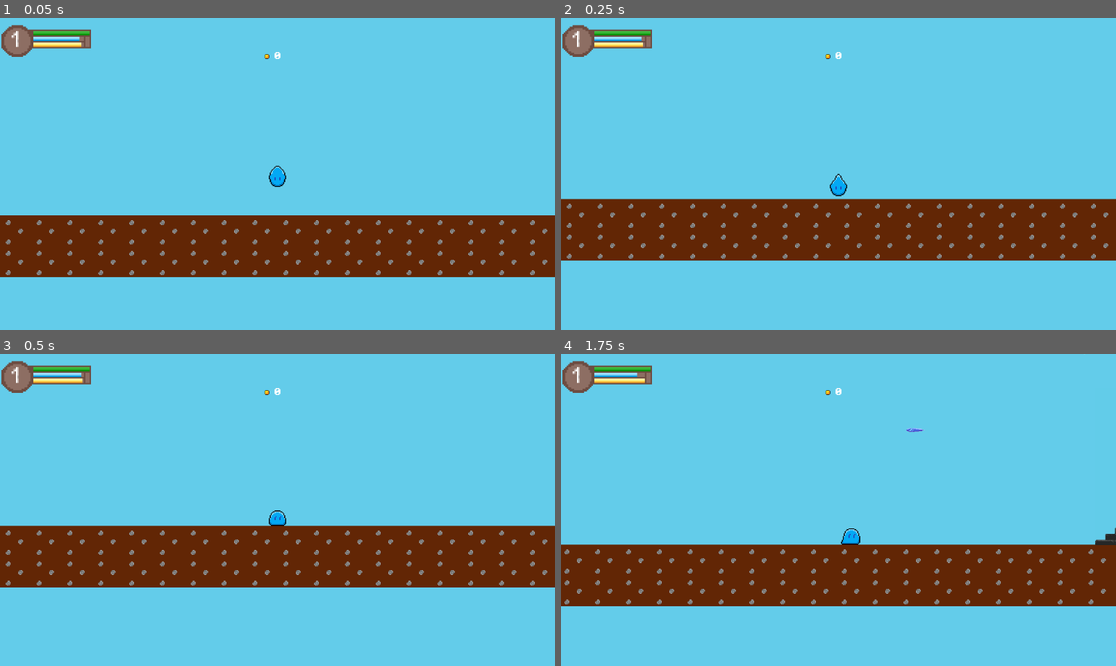
Above: before the commit, frames 1-4 (two rows, left to right).
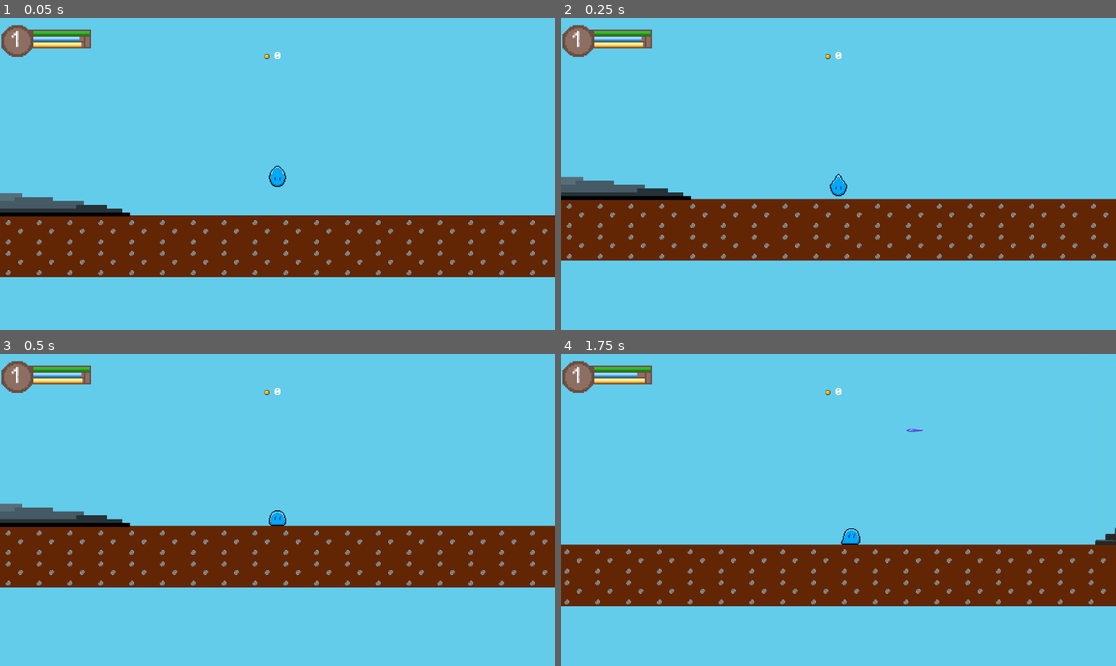
Above: after the commit, the same moments.

Repository: HEX-nova/Elegy-of-Ascension
Game: Godot game, scene res://Scenes/level_00_alpha.tscn
The game is run twice, just before and just after one commit, with the same random seed, the same clock (stepped at 60 frames per second) and the same inputs.
Inputs (mouse positions are in pixels of both pictures, inside the frame that each line leads up to):
- Up to frame 1 (0.05 s): no input
- Up to frame 2 (0.25 s): no input
- Up to frame 3 (0.5 s): no input
- Up to frame 4 (1.75 s): tap Enter (ui_accept) at 0.5, 0.77, 1.52 s; move the mouse to (960, 494) at 0.52 s; hold Right (ui_right) from 0.53 s (still down); right-click (960, 494) at 0.6 s; move the mouse to (727, 525) at 1.27 s; click (727, 525) at 1.35 s; right-click (727, 525) at 1.55 s

The runs differ from the first frame. In frame 1, 1.2% of the frame differs, in the area x 0-24%, y 56-64%; in frame 2, 1.2%; in frame 3, 1.2%; in frame 4, nothing differs.

Commit message:
working on portal

Diff:
--- a/Scenes/level_00_alpha.tscn
+++ b/Scenes/level_00_alpha.tscn
@@ -10,6 +10,7 @@
 [ext_resource type="Texture2D" uid="uid://mnt2pwp45s6q" path="res://Sprites/Wood door.png" id="8_1ux4e"]
 [ext_resource type="PackedScene" uid="uid://dc8aggqgcaqc" path="res://Scenes/HUD.tscn" id="9_1ux4e"]
 [ext_resource type="PackedScene" uid="uid://4jwx264gmljw" path="res://Scenes/shrine.tscn" id="10_w4dgm"]
+[ext_resource type="PackedScene" uid="uid://db6oj7tcev6x7" path="res://Scenes/port_basic.tscn" id="11_5l7on"]
 
 [node name="Level-00-alpha" type="Node2D" unique_id=30079068]
 
@@ -122,6 +123,18 @@
 position = Vector2(5703, -2513)
 shrine_element = 5
 
+[node name="Port-basic" parent="." unique_id=1969725065 instance=ExtResource("11_5l7on")]
+position = Vector2(4712, -2443)
+
+[node name="Port-basic2" parent="." unique_id=1482403301 instance=ExtResource("11_5l7on")]
+position = Vector2(950, -2283)
+type = 1
+location_id = "Region_central_1"
+
+[node name="Port-basic3" parent="." unique_id=580073073 instance=ExtResource("11_5l7on")]
+position = Vector2(-1732, -1835)
+location_id = "Region_2"
+
 [editable path="TileMap"]
 [editable path="World Barrier"]
 [editable path="Door"]
--- a/Scenes/port_basic.tscn
+++ b/Scenes/port_basic.tscn
@@ -3,8 +3,9 @@
 [ext_resource type="Script" uid="uid://cpketw0l06awj" path="res://Scripts/port_basic.gd" id="1_2laai"]
 [ext_resource type="Texture2D" uid="uid://dyowg0xvndcso" path="res://Sprites/Port-basic.png" id="2_y32n6"]
 
-[node name="Port-basic" type="Area2D" unique_id=1969725065 groups=["Portal"]]
+[node name="Port-basic" type="StaticBody2D" unique_id=1992197099 groups=["Portal"]]
 scale = Vector2(4, 4)
+disable_mode = 2
 collision_layer = 32
 collision_mask = 153
 script = ExtResource("1_2laai")
@@ -12,7 +13,17 @@
 [node name="Sprite2D" type="Sprite2D" parent="." unique_id=1582756951]
 texture = ExtResource("2_y32n6")
 
-[node name="CollisionPolygon2D" type="CollisionPolygon2D" parent="." unique_id=63678800]
+[node name="Area2D" type="Area2D" parent="." unique_id=1550461397]
+collision_layer = 32
+collision_mask = 153
+
+[node name="CollisionPolygon2D" type="CollisionPolygon2D" parent="Area2D" unique_id=63678800]
+scale = Vector2(1.1, 1.49)
+build_mode = 1
 polygon = PackedVector2Array(-20, -3, -20, -2, -28, -2, -28, -1, -36, -1, -36, 0, -42, 0, -42, 1, -46, 1, -46, 2, -48, 2, -48, 3, 48, 3, 48, 2, 46, 2, 46, 1, 42, 1, 42, 0, 36, 0, 36, -1, 28, -1, 28, -2, 20, -2, 20, -3)
 
-[connection signal="body_entered" from="." to="." method="_on_body_entered"]
+[node name="CollisionPolygon2D2" type="CollisionPolygon2D" parent="." unique_id=1729937649]
+build_mode = 1
+polygon = PackedVector2Array(-20, -3, -20, -2, -28, -2, -28, -1, -36, -1, -36, 0, -42, 0, -42, 1, -46, 1, -46, 2, -48, 2, -48, 3, 48, 3, 48, 2, 46, 2, 46, 1, 42, 1, 42, 0, 36, 0, 36, -1, 28, -1, 28, -2, 20, -2, 20, -3)
+
+[connection signal="body_entered" from="Area2D" to="." method="_on_area_2d_body_entered"]
--- /dev/null
+++ b/Scenes/shrine.gd
@@ -0,0 +1,11 @@
+extends StaticBody2D
+
+
+# Called when the node enters the scene tree for the first time.
+func _ready() -> void:
+	pass # Replace with function body.
+
+
+# Called every frame. 'delta' is the elapsed time since the previous frame.
+func _process(delta: float) -> void:
+	pass
--- a/Scenes/shrine.tscn
+++ b/Scenes/shrine.tscn
@@ -15,7 +15,7 @@
 atlas = ExtResource("7_dkafn")
 region = Rect2(0, 0, 8, 1)
 
-[node name="Shrine" type="StaticBody2D" unique_id=1965085006 groups=["Interactable"]]
+[node name="Shrine" type="StaticBody2D" unique_id=1965085006 groups=["Interactable", "Portal"]]
 process_mode = 3
 collision_layer = 2
 collision_mask = 153
--- /dev/null
+++ b/Scripts/LevelManager.gd
@@ -0,0 +1,17 @@
+extends Node
+
+# Key: location_id, Value: Node2D (The Central Hub)
+var hub_registry = {}
+
+# Register hubs as they enter the scene
+func register_hub(location_id: String, hub_node: Node2D):
+	hub_registry[location_id] = hub_node
+
+func get_hub(location_id: String) -> Node2D:
+	return hub_registry.get(location_id)
+
+func teleport_player(target_pos: Vector2):
+	var player = get_tree().get_first_node_in_group("Player")
+	if player:
+		player.global_position = target_pos
+		# You can add a screen fade-out/in here later!
--- a/Scripts/port_basic.gd
+++ b/Scripts/port_basic.gd
@@ -1,40 +1,22 @@
-extends Area2D
+extends StaticBody2D
 
 enum PortType { BASIC, CENTRAL }
 
 @export_group("Identity")
 @export var type: PortType = PortType.BASIC
-@export var location_id: String = "Region_1" # e.g., 'Atheerium_Core'
-@export var portal_id: String = "North_Gate"  # Unique name for this portal
+@export var location_id: String = "Region_1"
 
-@export_group("Navigation")
-@export var target_scene: PackedScene # Only used if moving between levels
+func _ready():
+	# If I am a Hub, I register myself so others can find me instantly
+	if type == PortType.CENTRAL:
+		LevelManager.register_hub(location_id, self)
 
-func _on_body_entered(body: Node2D) -> void:
+func _on_area_2d_body_entered(body: Node2D) -> void:
 	if body.is_in_group("Player"):
-		match type:
-			PortType.BASIC:
-				_teleport_to_hub()
-			PortType.CENTRAL:
-				_open_hub_menu()
-
-func _teleport_to_hub():
-	# Logic: Look for the node in the current scene tagged as 'CENTRAL'
-	# and belonging to the same 'location_id'
-	var central_hub = _find_central_hub()
-	if central_hub:
-		get_tree().current_scene.player.global_position = central_hub.global_position
-		print("Returning to ", location_id, " Hub.")
-
-func _open_hub_menu():
-	# Here you would trigger a UI menu that lists all 'unlocked' portals
-	# for this Location ID or other Central Hubs.
-	print("Welcome to Central Hub: ", location_id)
-	# UI.show_teleport_menu(location_id)
-
-func _find_central_hub():
-	# Helper to find the hub in the scene
-	for node in get_tree().get_nodes_in_group("Portals"):
-		if node.type == PortType.CENTRAL and node.location_id == location_id:
-			return node
-	return null
+		if type == PortType.BASIC:
+			var hub = LevelManager.get_hub(location_id)
+			if hub:
+				LevelManager.teleport_player(hub.global_position)
+		else:
+			# Logic for opening the Hub Menu
+			print("Opening Menu for: ", location_id)
--- a/project.godot
+++ b/project.godot
@@ -22,6 +22,7 @@
 StatsComponent="*uid://buog1mvryjtqv"
 DamageNumberDisplay="*uid://c70hil5spdowu"
 Inventory="*uid://ds4jx3kj6qrn7"
+LevelManager="*uid://dpomxa0i2f4tc"
 
 [editor]
 
Not shown, added: Scenes/shrine.gd.uid
Not shown, added: Scripts/LevelManager.gd.uid
